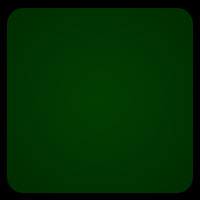
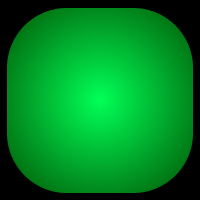
Two versions of the same layered image (200px x 200px). Layer-by-layer changes:
showed "Lit", painted on it over left=7, top=8, right=193, bottom=193
painted on "Unlit" over left=7, top=8, right=193, bottom=193
